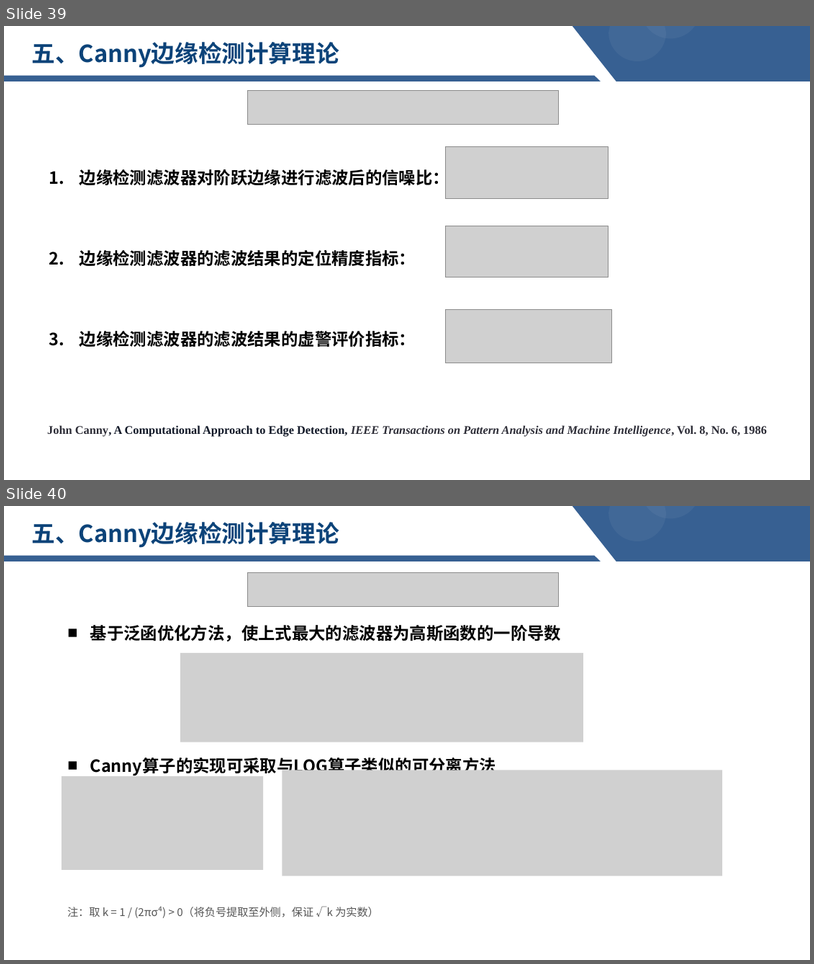
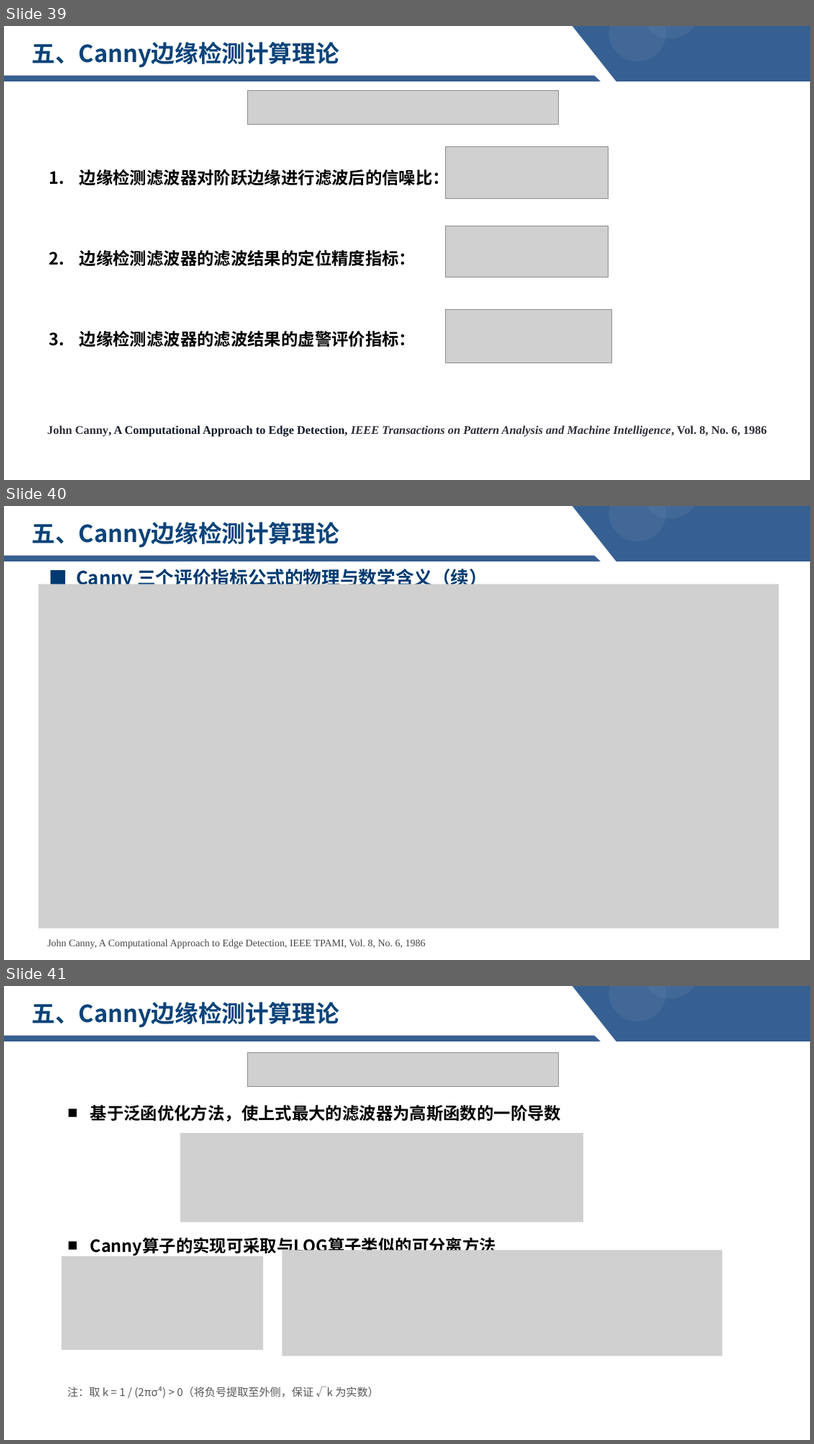
Before and after one commit to zhangshaoming-tongji/DIP, a slide deck: 数字图像处理202509-09-图像增强-边缘检测.pptx. Shown one above the other, each under a label of ours: slides 39 and 40 before the commit, slides 39, 40 and 41 after it. The pictures are 814x964 and 814x1444 pixels, drawn with LibreOffice and Linux fonts; fonts in the diff are those of the drawing; grey boxes stand for pictures; background and template pictures are left out. Boxes give left, top, right and bottom in pixels: in the first picture for what was removed or moved away, otherwise in the second. Text is boxed around its words. In the diff, an @@ line names an element or a change of style, - is before the commit and + after.

```diff
--- a/数字图像处理202509-09-图像增强-边缘检测.pptx
+++ b/数字图像处理202509-09-图像增强-边缘检测.pptx
@@ slide 40 added at bbox=[4, 506, 810, 960], background #FFFFFF; not listed: 5 template elements that a slide beside it also shows @@
@@ text added at bbox=[31, 522, 340, 548], 28 pt, text #0C4379, bold @@
+五、Canny边缘检测计算理论
@@ text added at bbox=[76, 566, 488, 584], 22 pt, text #003A70, bold @@
+■ Canny 三个评价指标公式的物理与数学含义（续）
@@ picture added at bbox=[39, 584, 779, 928] @@
@@ text added at bbox=[47, 939, 426, 948], 12 pt, text #444444 @@
+John Canny, A Computational Approach to Edge Detection, IEEE TPAMI, Vol. 8, No. 6, 1986
@@ what was slide 40 is now slide 41 @@
```
